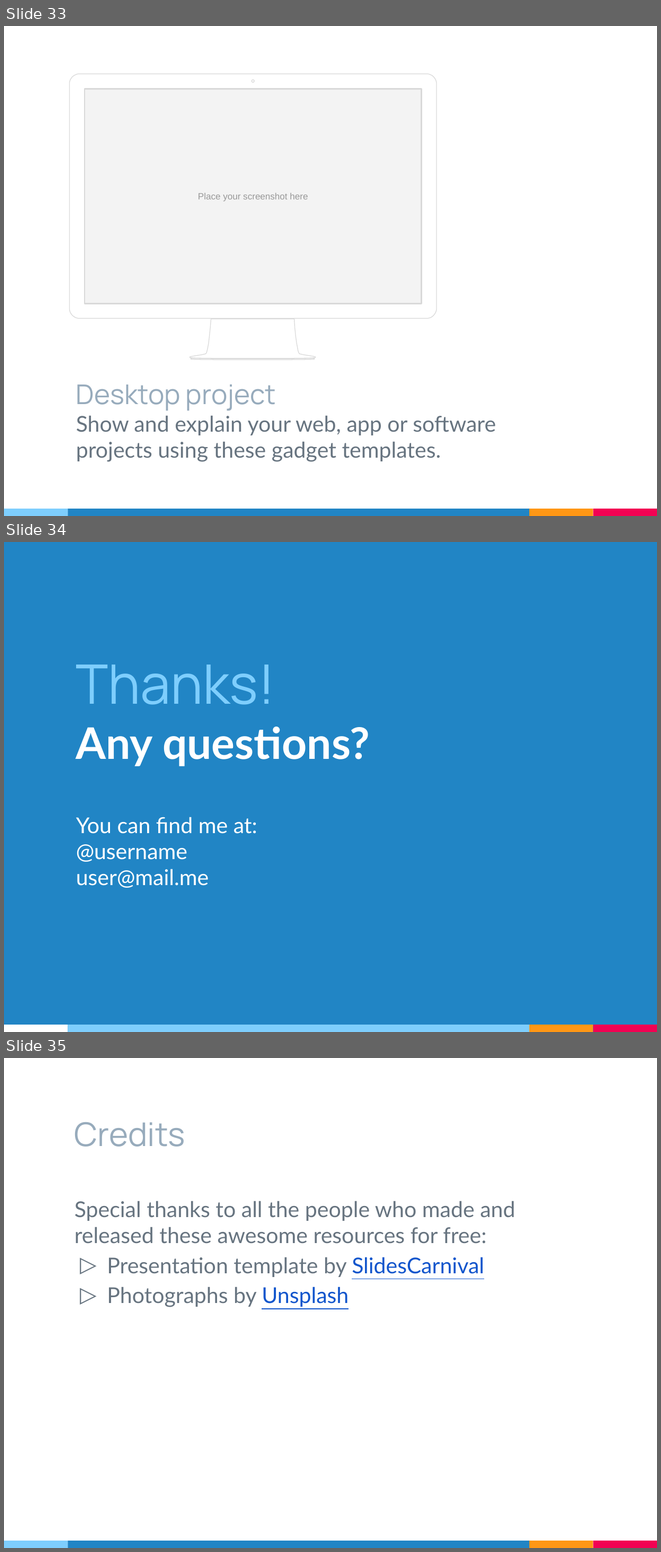
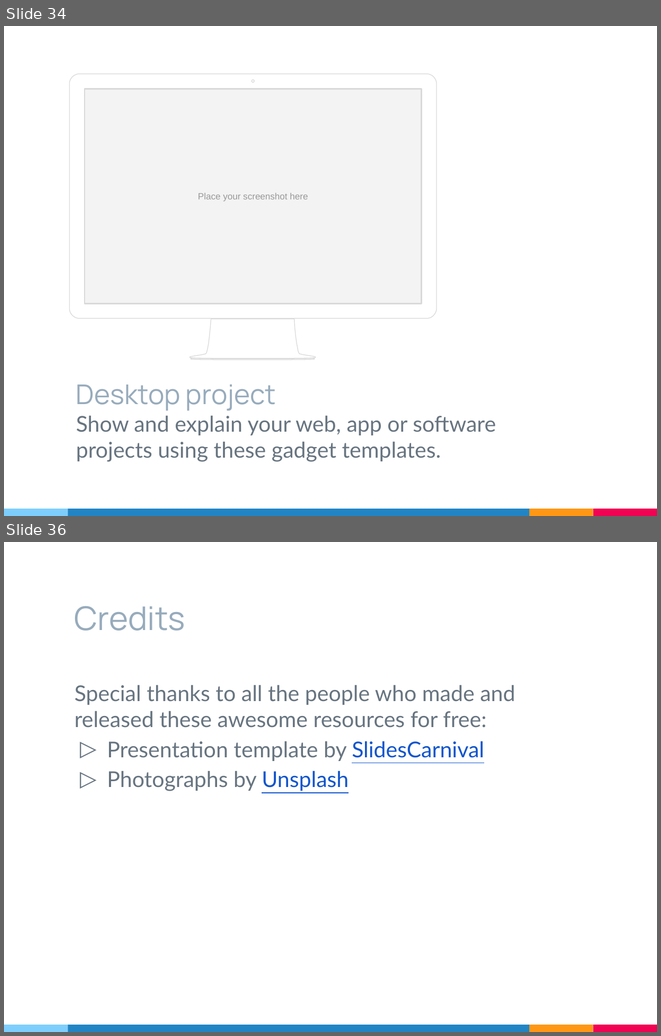
Before and after one commit to mikigraf/Lunchmates, a slide deck: Praesi 1 30 mai.pptx. Shown one above the other, each under a label of ours: slides 33, 34 and 35 before the commit, slides 34 and 36 after it; the slides between them are not shown. The pictures are 661x1552 and 661x1036 pixels, drawn with LibreOffice and Linux fonts; fonts in the diff are those of the drawing. Boxes give left, top, right and bottom in pixels: in the first picture for what was removed or moved away, otherwise in the second. Text is boxed around its words. In the diff, an @@ line names an element or a change of style, - is before the commit and + after.

```diff
--- a/Praesi 1 30 mai.pptx
+++ b/Praesi 1 30 mai.pptx
@@ slide 34 removed at (x1=4, y1=542, x2=657, y2=1032), background #2185C5; not listed: 2 template elements that a slide beside it also shows @@
@@ title removed at (x1=76, y1=664, x2=275, y2=705) @@
-Thanks!
@@ subtitle removed at (x1=76, y1=726, x2=370, y2=766) @@
-Any questions?
@@ text removed at (x1=76, y1=817, x2=257, y2=888) @@
-You can find me at:
-@username
-user@mail.me
@@ rectangle removed at (x1=4, y1=1024, x2=68, y2=1032) @@
@@ rectangle removed at (x1=68, y1=1024, x2=530, y2=1032) @@
@@ what was slide 33 is now slide 34 @@
@@ what was slide 35 is now slide 36 @@
```
Also in this commit, not shown: 2 slides changed, 2 slides added.
